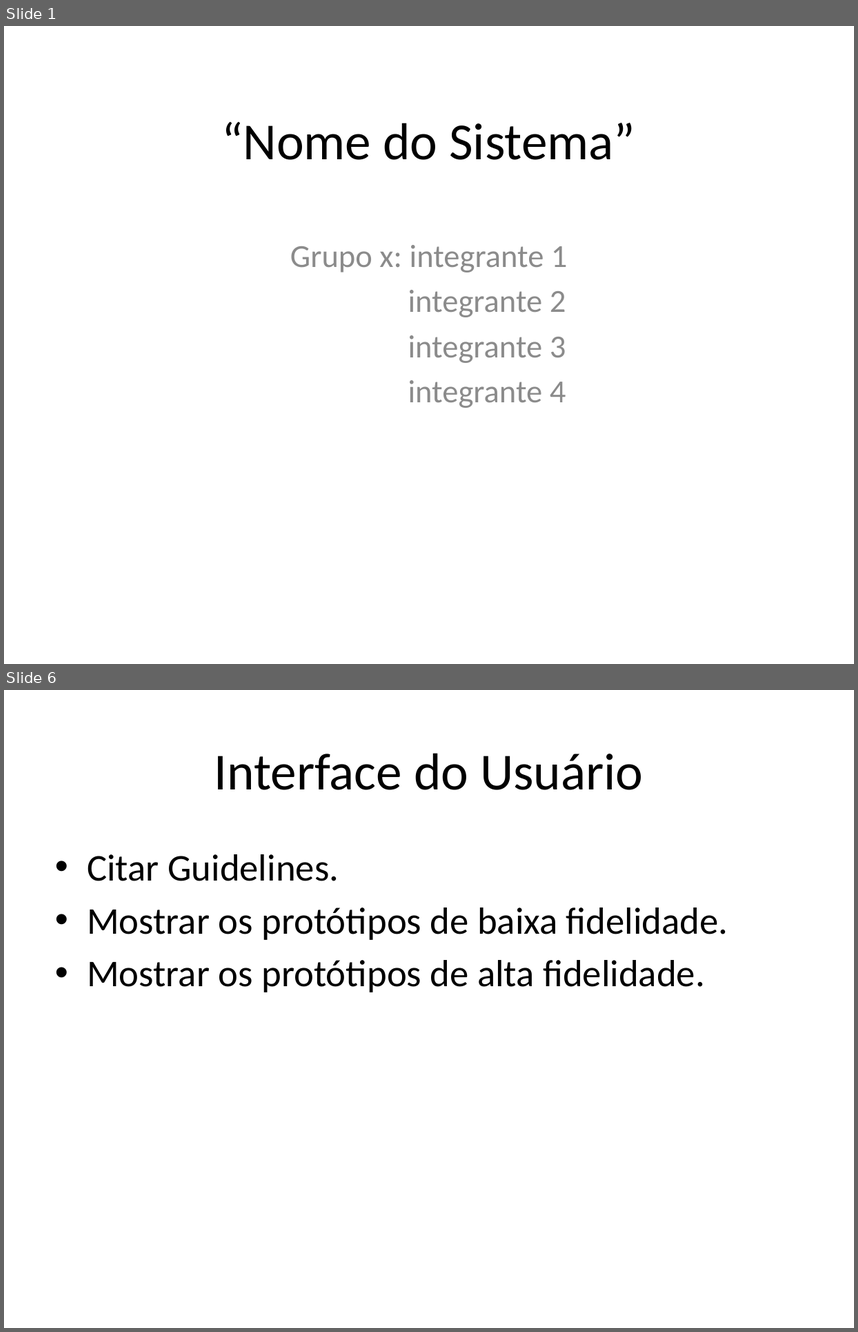
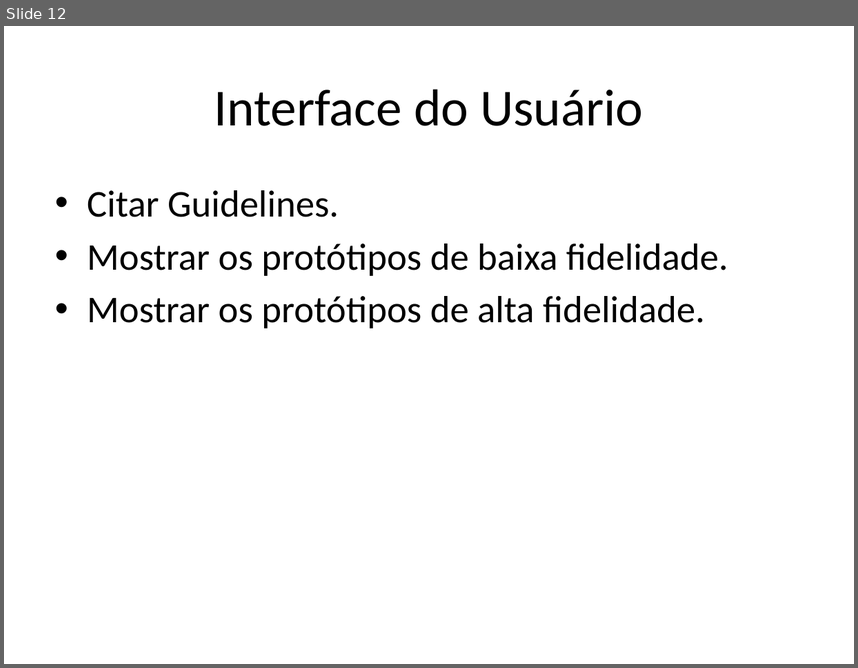
Before and after one commit to kokmz/TCCHUE, a slide deck: documentacao/G4_Apresentacao2sem2014_Final.pptx. Shown one above the other, each under a label of ours: slides 1 and 6 before the commit, slide 12 after it; the slides between them are not shown. The pictures are 858x1332 and 858x668 pixels, drawn with LibreOffice and Linux fonts; fonts in the diff are those of the drawing; background and template pictures are left out. Boxes give left, top, right and bottom in pixels: in the first picture for what was removed or moved away, otherwise in the second. Text is boxed around its words. In the diff, an @@ line names an element or a change of style, - is before the commit and + after.

```diff
--- a/documentacao/G4_Apresentacao2sem2014_Final.pptx
+++ b/documentacao/G4_Apresentacao2sem2014_Final.pptx
@@ slide 1 removed at box(4, 26, 854, 664), background picture (left out) @@
@@ title removed at box(221, 122, 635, 160) @@
-“Nome do Sistema”
@@ subtitle removed at box(290, 245, 568, 408) @@
-Grupo x: integrante 1
-integrante 2
-integrante 3
-integrante 4
@@ what was slide 6 is now slide 12 @@
```
Also in this commit, not shown: 3 slides changed, 13 slides added, 4 other slides removed.
